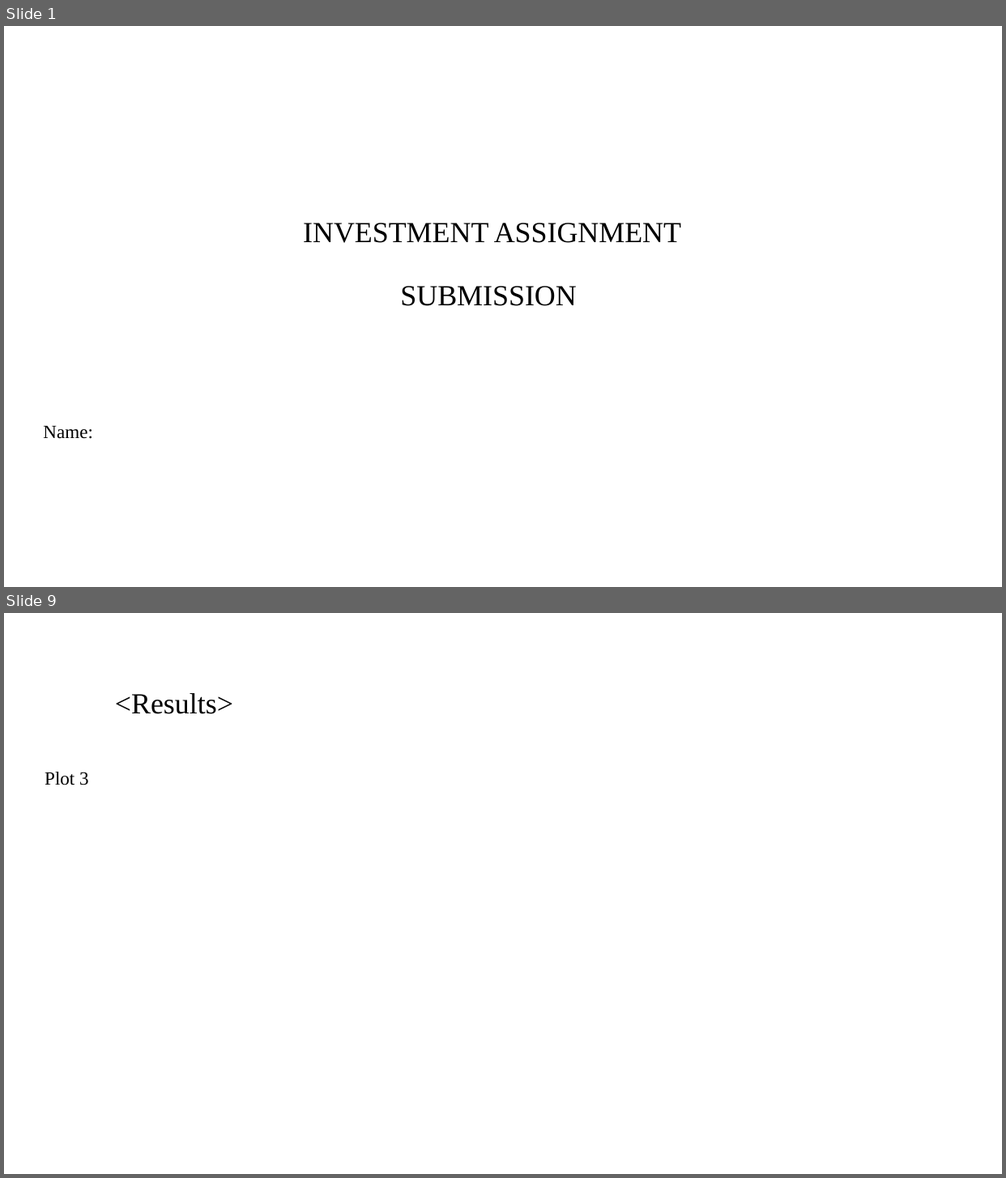
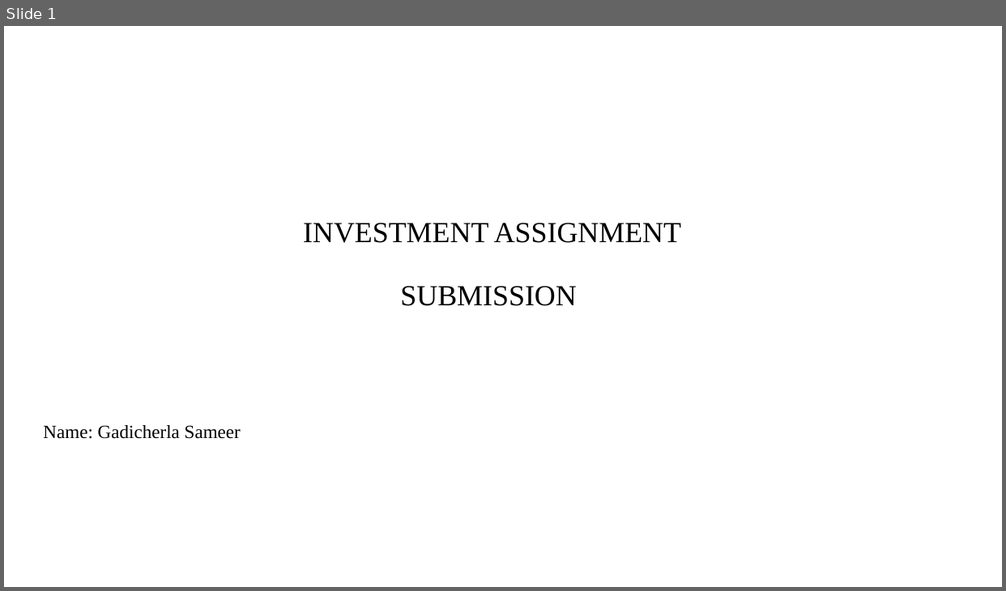
Before and after one commit to sameerg07/EDA_SparkFunds, a slide deck: Data/INVEST.pptx. Shown one above the other, each under a label of ours: slides 1 and 9 before the commit, slide 1 after it; the slides between them are not shown. The pictures are 1006x1178 and 1006x591 pixels, drawn with LibreOffice and Linux fonts; fonts in the diff are those of the drawing; background and template pictures are left out. Boxes give left, top, right and bottom in pixels: in the first picture for what was removed or moved away, otherwise in the second. Text is boxed around its words. In the diff, an @@ line names an element or a change of style, - is before the commit and + after.

```diff
--- a/Data/INVEST.pptx
+++ b/Data/INVEST.pptx
@@ slide 9 removed at <box>4,613,1002,1174</box>, background #FFFFFF @@
@@ title removed at <box>115,693,233,714</box> @@
-<Results>
@@ text removed at <box>44,772,89,786</box> @@
-Plot 3
@@ slide 1 changed as well @@
@@ subtitle at <box>43,425,241,439</box>: text changed @@
-Name:
+Name: Gadicherla Sameer
```
Also in this commit, not shown: 10 slides added, 8 other slides removed, 4 other files.
